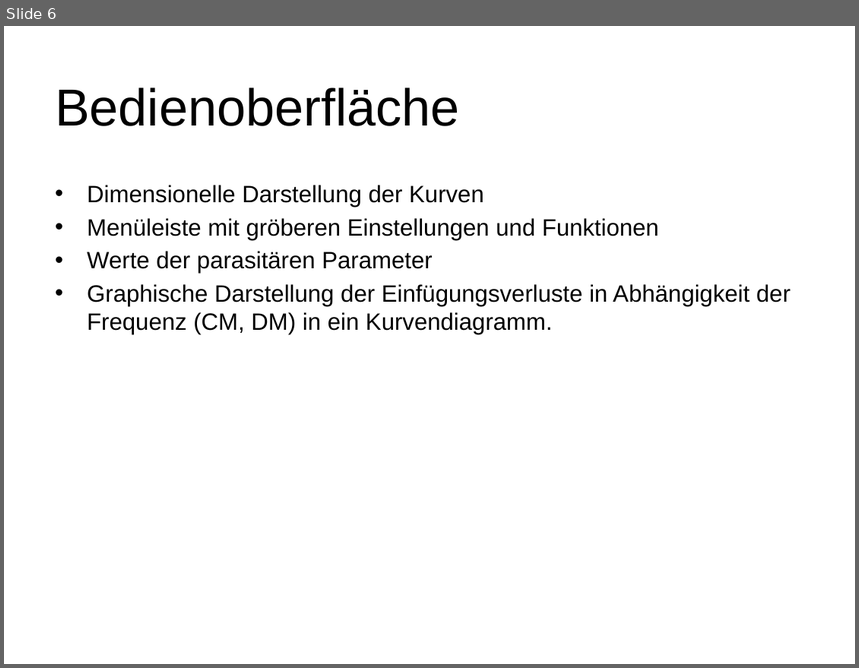
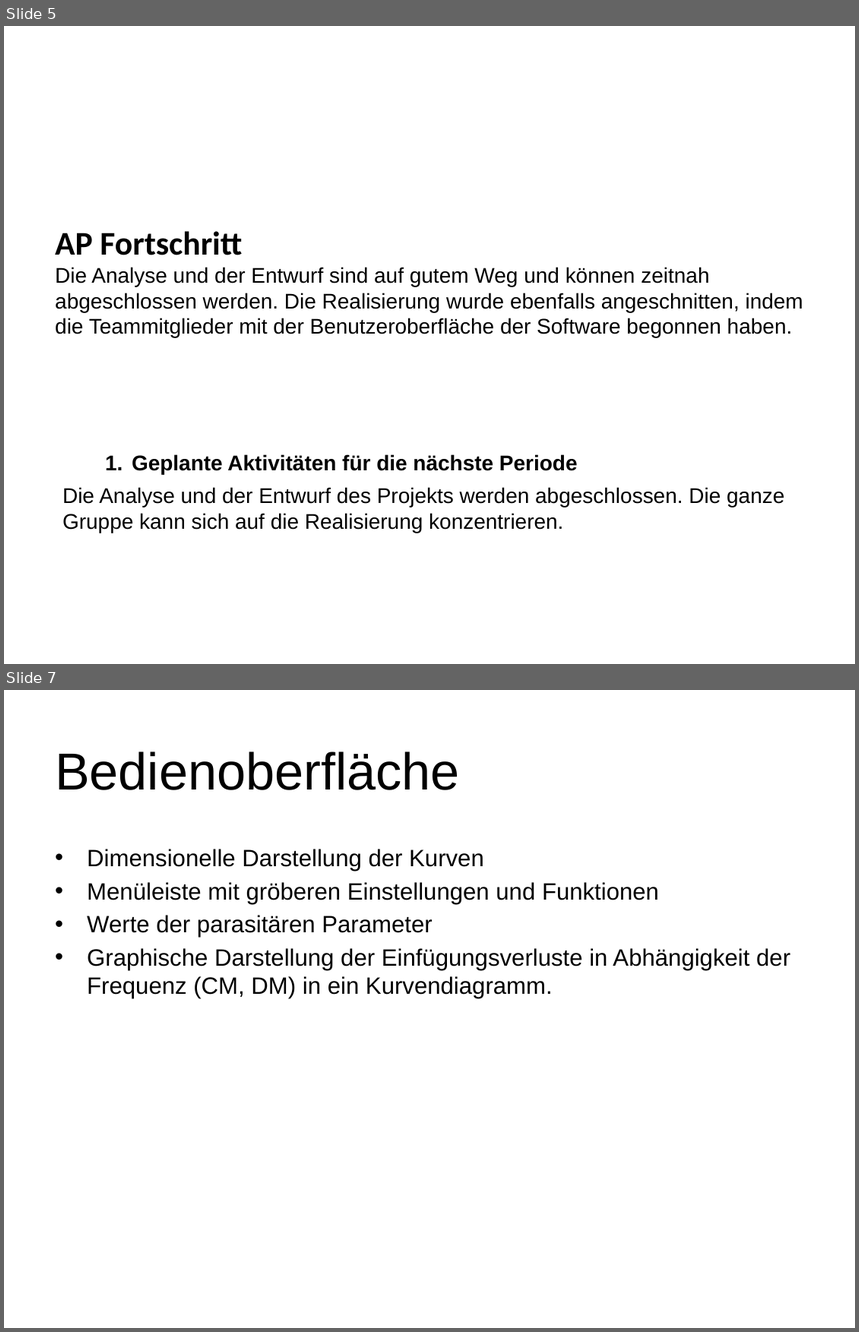
Before and after one commit to marinataborda/P2Organisation, a slide deck: ZwischenPresäntation.pptx. Shown one above the other, each under a label of ours: slide 6 before the commit, slides 5 and 7 after it; the slides between them are not shown. The pictures are 859x668 and 859x1332 pixels, drawn with LibreOffice and Linux fonts; fonts in the diff are those of the drawing. Boxes give left, top, right and bottom in pixels: in the first picture for what was removed or moved away, otherwise in the second. Text is boxed around its words. In the diff, an @@ line names an element or a change of style, - is before the commit and + after.

```diff
--- a/ZwischenPresäntation.pptx
+++ b/ZwischenPresäntation.pptx
@@ slide 5 added at bbox=[4, 26, 855, 664], background #FFFFFF @@
@@ title added at bbox=[55, 231, 804, 338], 18 pt, text #000000 @@
+  AP Fortschritt
+Die Analyse und der Entwurf sind auf gutem Weg und können zeitnah abgeschlossen werden. Die Realisierung wurde ebenfalls angeschnitten, indem die Teammitglieder mit der Benutzeroberfläche der Software begonnen haben.
@@ text added at bbox=[63, 455, 785, 533], 18 pt, text #000000 @@
+  1. Geplante Aktivitäten für die nächste Periode
+Die Analyse und der Entwurf des Projekts werden abgeschlossen. Die ganze Gruppe kann sich auf die Realisierung konzentrieren.
@@ what was slide 6 is now slide 7 @@
```
Also in this commit, not shown: 4 slides changed, 1 other slide added, 1 slide removed.
